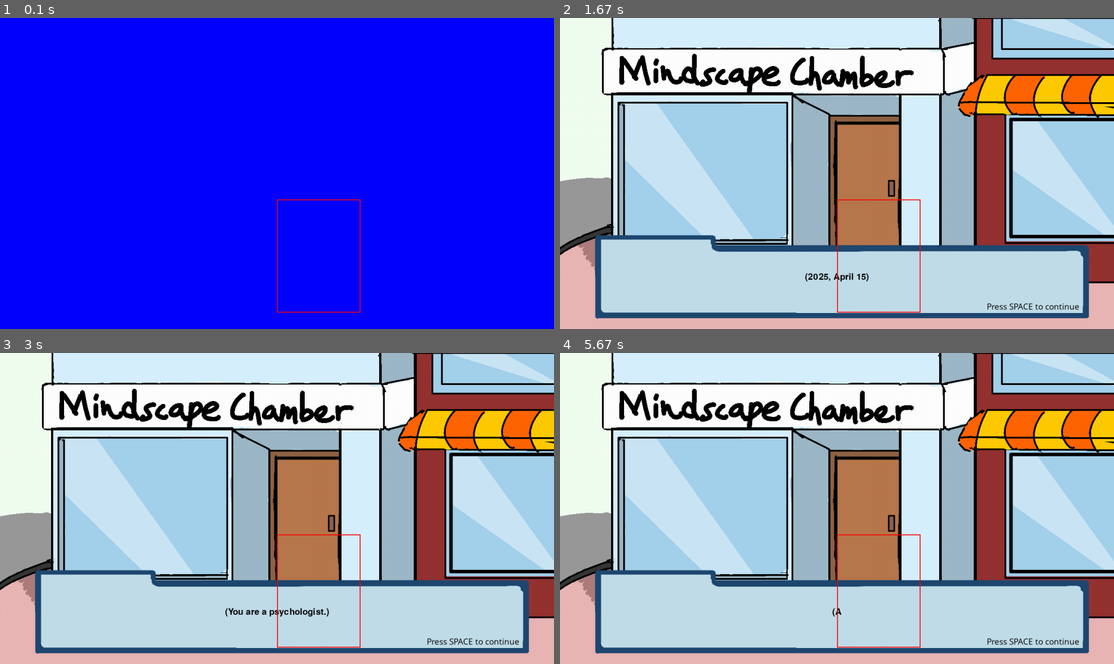
Above: before the commit, frames 1-4 (two rows, left to right).
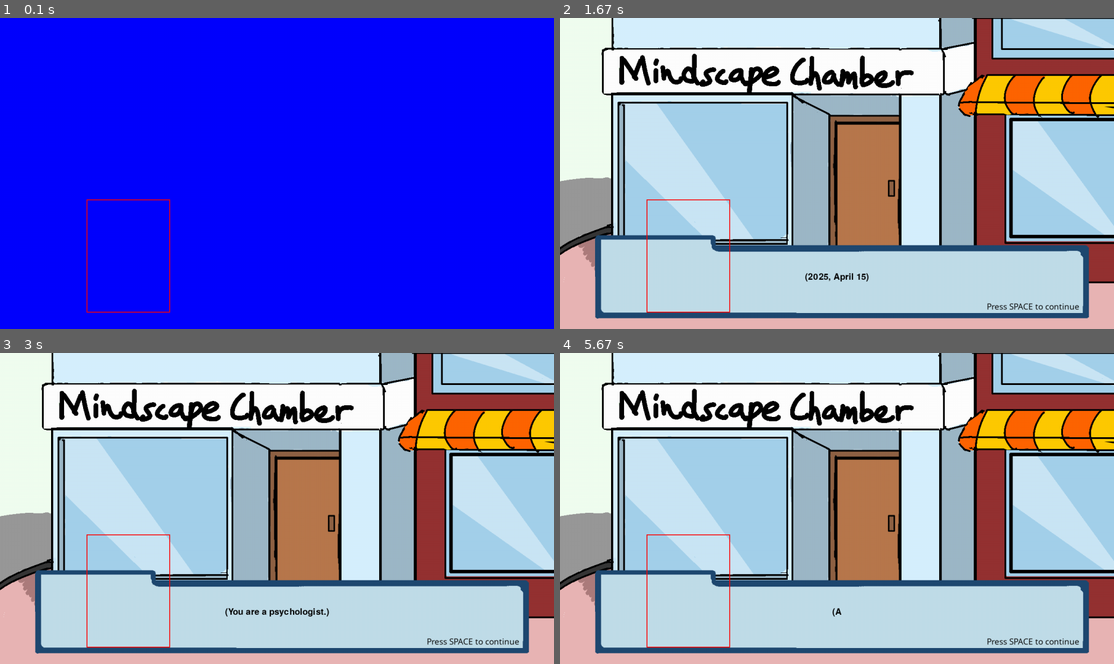
Above: after the commit, the same moments.

Repository: JoyYU271/2510-CSP1123-3-09
Game: pygame game, started from Intro1.py
Same seed, same stepped clock (60 frames per second), same inputs: the game is played once before the commit and once after it.
Inputs:
- Up to frame 1 (0.1 s): no input
- Up to frame 2 (1.67 s): tap I at 0.33 s; tap Space at 1.17 s
- Up to frame 3 (3 s): tap Space at 2.57, 2.9 s
- Up to frame 4 (5.67 s): no input

The runs differ from the first frame. In frame 1, 0.6% of the frame differs, in the area x 15-66%, y 58-95%; in frame 2, 0.6%; in frame 3, 0.6%; in frame 4, 0.6%.

Commit message:
npc talk but option n cutscene not work

Diff:
--- a/Intro1.py
+++ b/Intro1.py
@@ -103,7 +103,7 @@
     },
     "room01": {
         "background_path": "picture/Map Art/Map clinic.png",
-        "player_start_pos": (640, 420) # Default player start pos for room01
+        "player_start_pos": (200, 420) # Default player start pos for room01
     },
     "subc.Z_01": {
         "background_path": "picture/Map Art/P11.png",
--- a/NPC_data.json
+++ b/NPC_data.json
@@ -5,5 +5,32 @@
     "dialogue_id": "Zheng",
     "rooms": ["Player_room"],
     "draw_layer": "mid_layer"
+  },
+
+  "dean_npc_id":{
+    "name":"Dean",
+    "position" : [400,520],
+    "dialogue_id" :"Dean",
+    "rooms" :["room01" ],
+    "draw_layer":"mid_layer"
+
+  },
+
+  "nuva_npc_id":{
+    "name":"Nuva",
+    "position":[840,520],
+    "dialogue_id" : "Nuva",
+    "rooms":["room01"],
+    "draw_layer":"mid_layer"
+  },
+
+  "emma_npc_id":{
+    "name":"Emma",
+    "position":[800, 550],
+    "dialogue_id" : "Emma",
+    "rooms":["Player_room"],
+    "draw_layer": "mid_layer"
   }
+
+
 }
